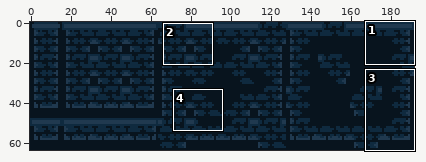
Edited in one commit: pixel-art file (assets/ase/tileset_dungeon_dark.aseprite). The picture above shows the old version from afar; the outline marks the close-up.
Close-up. First the earlier version:
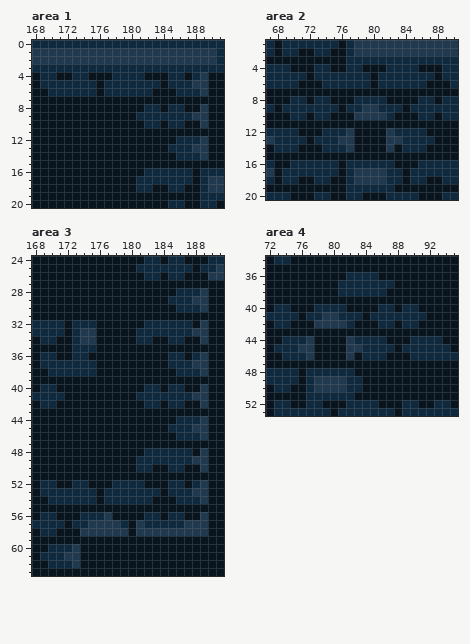
192x64 pixels, 1 frame. Shown: area 1: x 168..191, y 0..20; area 2: x 67..90, y 1..20; area 3: x 168..191, y 24..63; area 4: x 72..95, y 34..53. The commit also changed other parts of the picture, which this record leaves out.
The same view after the edit:
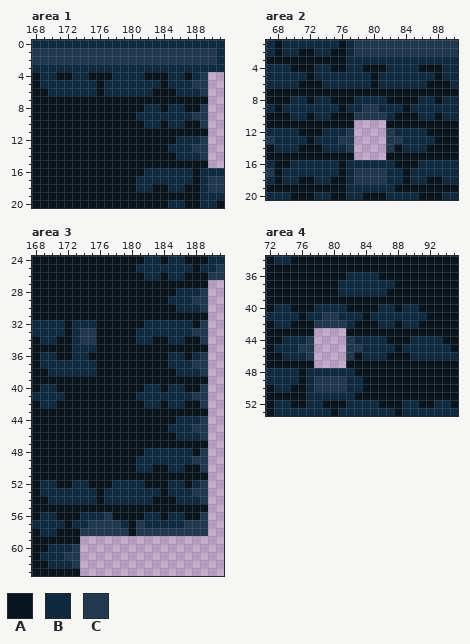
Palette (. is transparent): A #08141e  B #0f2a3f  C #20394f
Changes in this commit:
Area 1, layer "Tilemap 1":
y 4..15: x 190..191 AA -> ..
Area 2, layer "Tilemap 1":
y 11..15: x 78..81 AAAA -> ....
Area 3, layer "Tilemap 1":
y 27..58: x 190..191 AA -> ..
y 59..63: x 174..191 AAAAAAAAAAAAAAAAAA -> ..................
Area 4, layer "Tilemap 1":
y 43..47: x 78..81 AAAA -> ....
Pixel boxes of the changes (left, top, right, bottom) in both close-ups:
erased: (208, 72, 224, 168)
erased: (354, 120, 386, 160)
erased: (80, 280, 224, 576)
erased: (314, 328, 346, 368)
